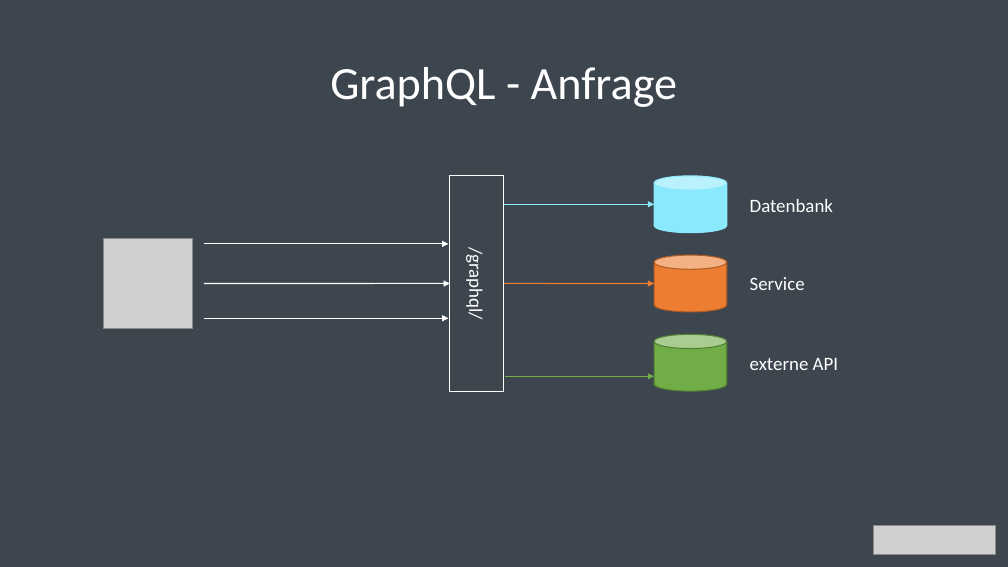
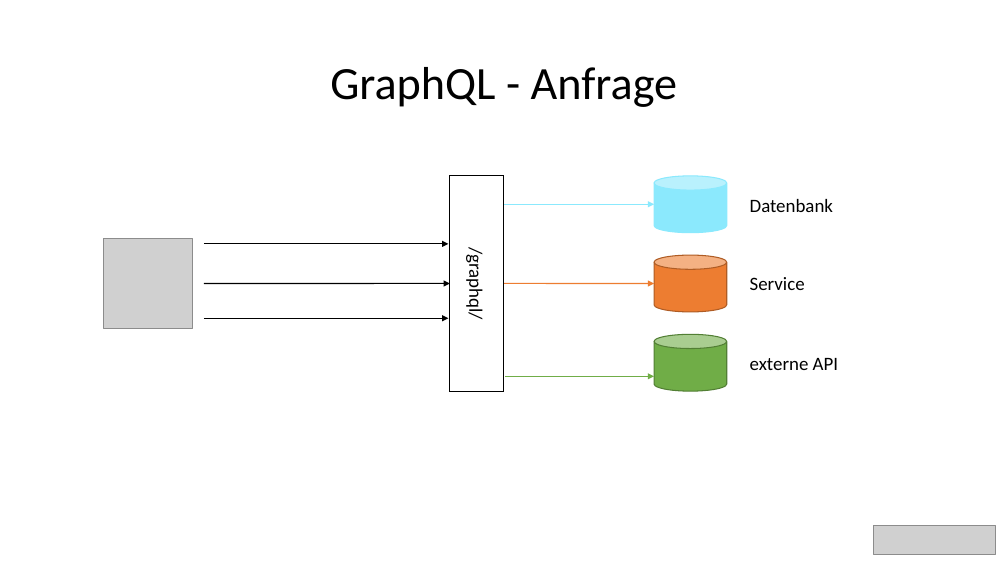
Before and after one commit to bytePassion/GraphQL-Talk, a slide deck: slide 9 of slides/GraphqlSlides.pptx. Drawn at 1008x567 pixels with LibreOffice and Linux fonts; fonts in the diff are those of the drawing; grey boxes stand for pictures. Boxes give left, top, right and bottom in pixels: in the first picture for what was removed or moved away, otherwise in the second. Text is boxed around its words. In the diff, an @@ line names an element or a change of style, - is before the commit and + after.

Commit message:
switch to light theme for slides

```diff
--- a/slides/GraphqlSlides.pptx
+++ b/slides/GraphqlSlides.pptx
@@ background #3D464F to #FFFFFF @@
@@ text colour #FFFFFF to #000000 in 4 elements at (x1=750, y1=199, x2=833, y2=212), (x1=750, y1=277, x2=805, y2=290), (x1=750, y1=358, x2=838, y2=370), (x1=330, y1=67, x2=677, y2=107) @@
@@ rectangle "/graphql/" at (x1=450, y1=176, x2=504, y2=392): text colour #FFFFFF to #000000; outline #FFFFFF 1 pt to #000000 1 pt @@
@@ arrow (204, 244) - (448, 244): stroke #FFFFFF 1 pt to #000000 1 pt @@
@@ arrow (204, 284) - (450, 284): stroke #FFFFFF 1 pt to #000000 1 pt @@
@@ arrow (204, 318) - (448, 318): stroke #FFFFFF 1 pt to #000000 1 pt @@
```
Also in this commit, not shown: 54 other slides changed, 3 slides removed.
